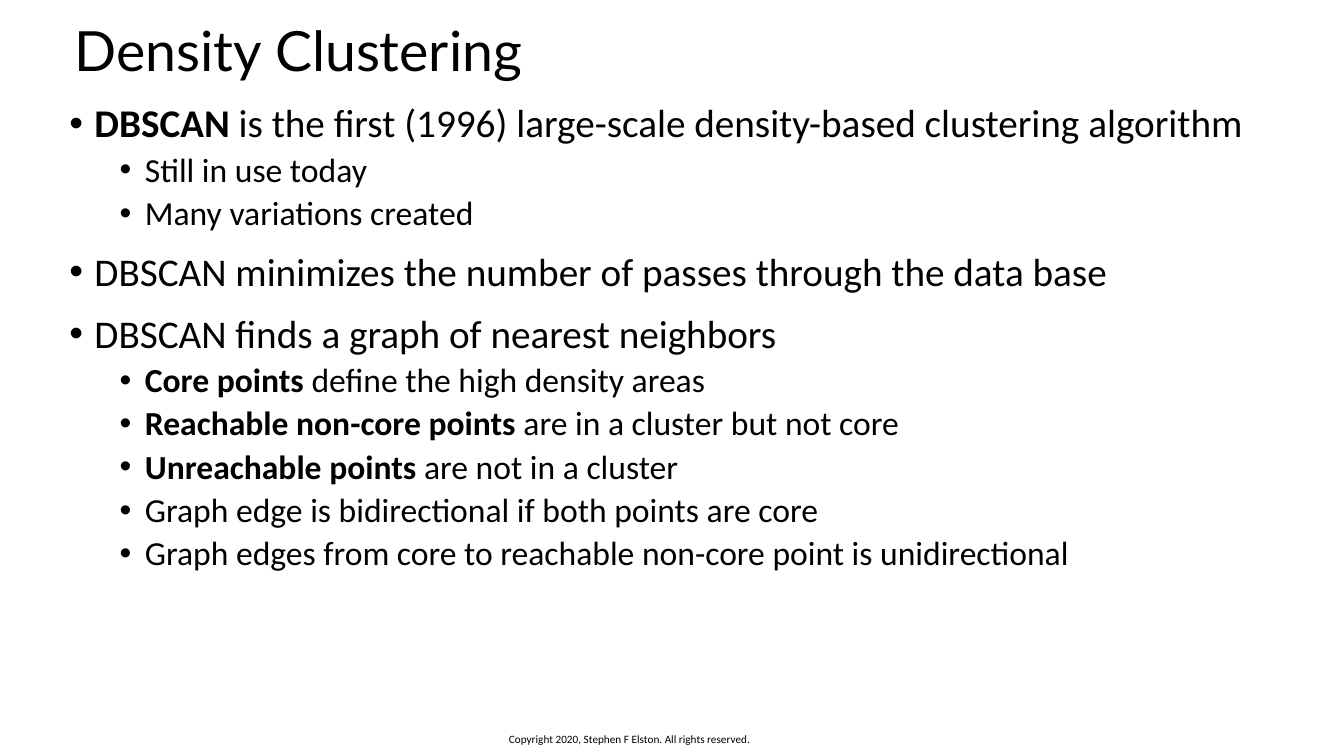
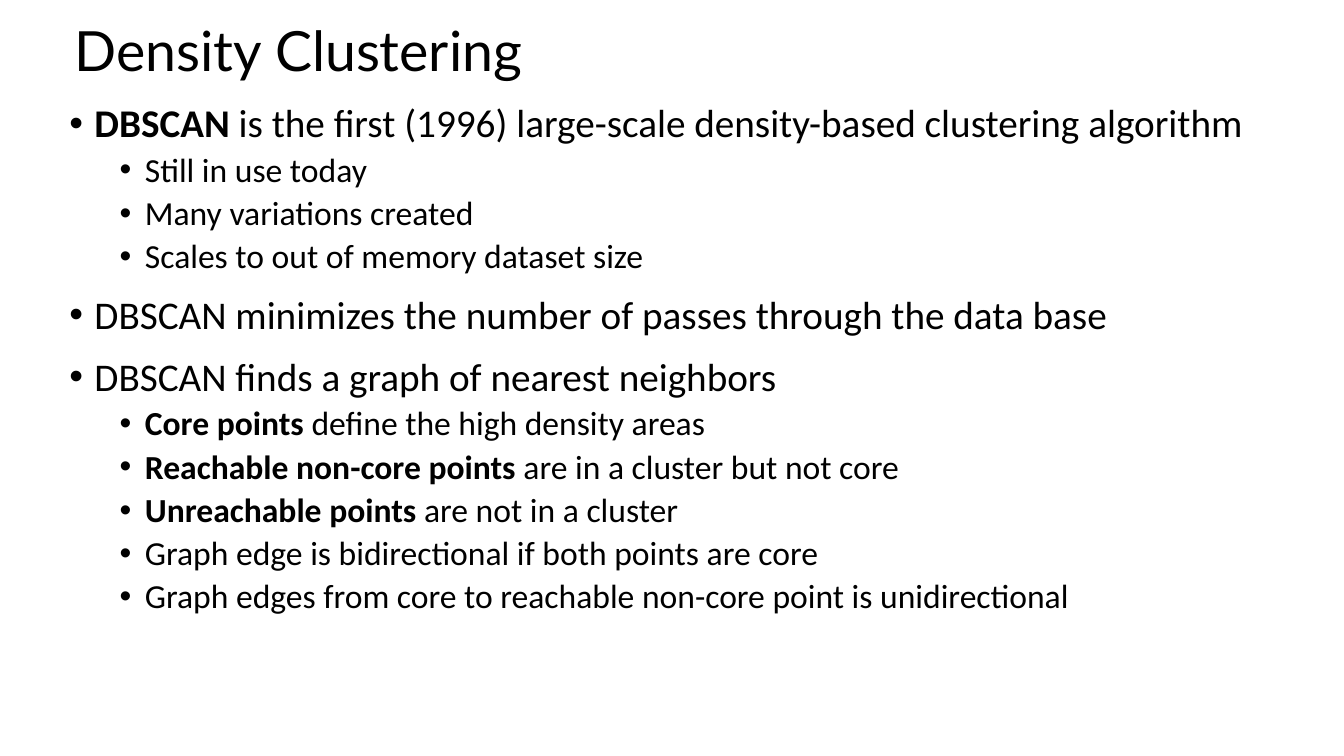
Before and after one commit to StephenElston/CSCI-E-83, a slide deck: slide 64 of Lesson12/IntroductionToClustering.pptx (slide 58 before the commit). Drawn at 1344x756 pixels with LibreOffice and Linux fonts; fonts in the diff are those of the drawing. Boxes give left, top, right and bottom in pixels: in the first picture for what was removed or moved away, otherwise in the second. Text is boxed around its words. In the diff, an @@ line names an element or a change of style, - is before the commit and + after.

```diff
--- a/Lesson12/IntroductionToClustering.pptx
+++ b/Lesson12/IntroductionToClustering.pptx
@@ text at (145,244,643,274): paragraph added @@
+  • Scales to out of memory dataset size
@@ text removed at (509,735,750,745) @@
-Copyright 2020, Stephen F Elston. All rights reserved.
```
Also in this commit, not shown: 67 other slides changed, 6 slides added.
